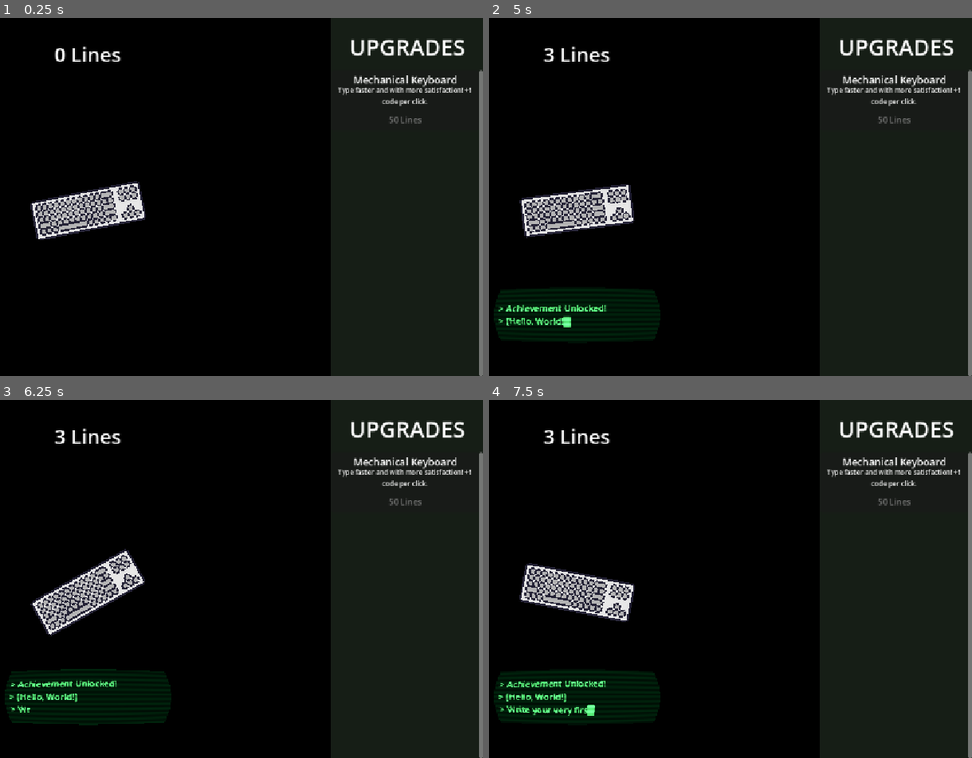
Above: before the commit, frames 1-4 (two rows, left to right).
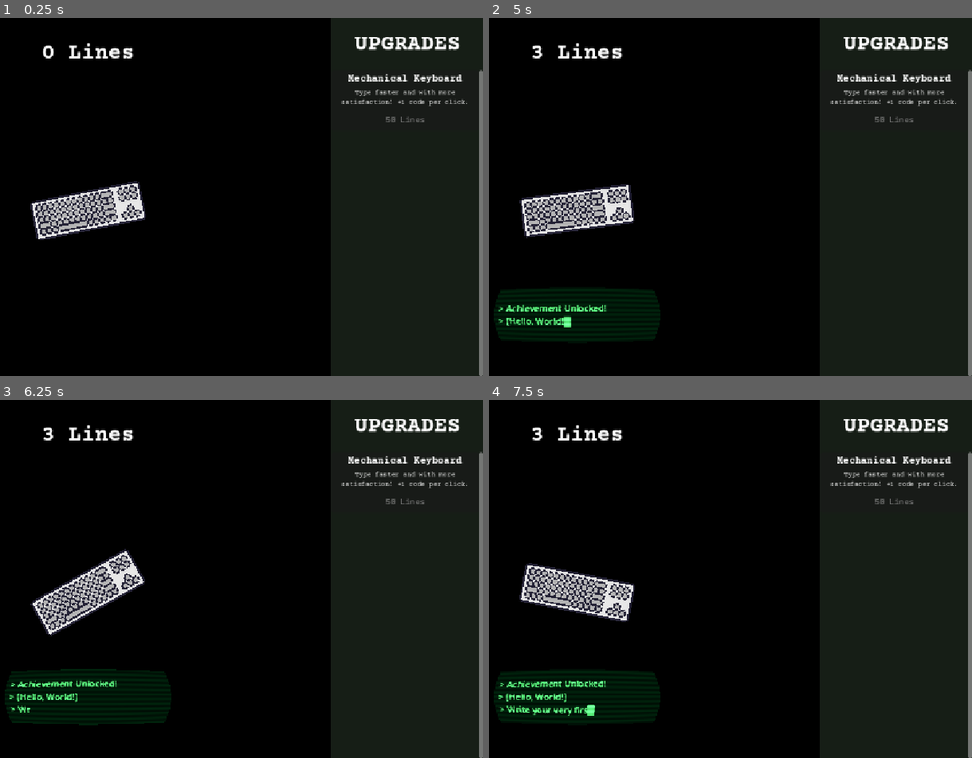
Above: after the commit, the same moments.

Repository: MadAvidCoder/CodeClicker
Game: Godot game, scene res://main.tscn
The game is run twice, just before and just after one commit, with the same random seed, the same clock (stepped at 60 frames per second) and the same inputs.
Inputs (mouse positions are in pixels of both pictures, inside the frame that each line leads up to):
- Up to frame 1 (0.25 s): no input
- Up to frame 2 (5 s): click (575, 211) at 0.5 s; click (575, 211) at 1.25 s; click (575, 211) at 2 s
- Up to frame 3 (6.25 s): no input
- Up to frame 4 (7.5 s): no input

The runs differ from the first frame. In frame 1, 2.4% of the frame differs, in the area x 8-98%, y 5-30%; in frame 2, 2.4%; in frame 3, 2.5%; in frame 4, 2.5%, in the area x 4-98%, y 5-88%.

Commit message:
Embed fonts
Switched from system to embedded fonts to promote cross-platform compatibility

Diff:
--- a/font.tres
+++ /dev/null
@@ -1,9 +0,0 @@
-[gd_resource type="SystemFont" load_steps=2 format=3 uid="uid://c5dx2v4ftd7qg"]
-
-[sub_resource type="SystemFont" id="SystemFont_1bvp3"]
-font_names = PackedStringArray("Monospace")
-
-[resource]
-fallbacks = Array[Font]([SubResource("SystemFont_1bvp3")])
-font_names = PackedStringArray("Courier New")
-font_weight = 800
--- a/item.tscn
+++ b/item.tscn
@@ -1,11 +1,9 @@
-[gd_scene load_steps=4 format=3 uid="uid://b4xp2b13gbg4j"]
+[gd_scene load_steps=5 format=3 uid="uid://b4xp2b13gbg4j"]
 
-[ext_resource type="SystemFont" uid="uid://c5dx2v4ftd7qg" path="res://font.tres" id="1_tnite"]
 [ext_resource type="Script" uid="uid://bi4aambjmawmd" path="res://item.gd" id="1_ttk8k"]
-
-[sub_resource type="SystemFont" id="SystemFont_272bh"]
-font_names = PackedStringArray("Cascadia Code")
-subpixel_positioning = 0
+[ext_resource type="FontFile" uid="uid://d1o7fr6w7chnu" path="res://CourierPrime-Bold.ttf" id="2_ys7tt"]
+[ext_resource type="FontFile" uid="uid://bnls3d2ut4gkj" path="res://CourierPrime-Regular.ttf" id="3_unjj8"]
+[ext_resource type="FontFile" uid="uid://d8ekjaepea6w" path="res://CascadiaCode-VariableFont_wght.ttf" id="4_7u88n"]
 
 [node name="Item" type="Panel"]
 custom_minimum_size = Vector2(0, 110)
@@ -19,7 +17,7 @@
 offset_bottom = 26.0
 grow_horizontal = 2
 pivot_offset = Vector2(99, 16)
-theme_override_fonts/font = ExtResource("1_tnite")
+theme_override_fonts/font = ExtResource("2_ys7tt")
 theme_override_font_sizes/font_size = 18
 text = "Rubber Duck Debugging"
 horizontal_alignment = 1
@@ -35,7 +33,7 @@
 grow_horizontal = 2
 grow_vertical = 0
 pivot_offset = Vector2(99, 16)
-theme_override_fonts/font = ExtResource("1_tnite")
+theme_override_fonts/font = ExtResource("3_unjj8")
 theme_override_font_sizes/font_size = 12
 text = "Twice the code windows, twice the productivity. +100% auto-code speed."
 horizontal_alignment = 1
@@ -54,7 +52,7 @@
 offset_bottom = -5.0
 grow_horizontal = 2
 grow_vertical = 0
-theme_override_fonts/font = SubResource("SystemFont_272bh")
+theme_override_fonts/font = ExtResource("4_7u88n")
 theme_override_font_sizes/font_size = 15
 text = "8000 Lines"
 
--- a/main.tscn
+++ b/main.tscn
@@ -1,12 +1,13 @@
-[gd_scene load_steps=10 format=3 uid="uid://cptlju1gnm5mp"]
+[gd_scene load_steps=11 format=3 uid="uid://cptlju1gnm5mp"]
 
 [ext_resource type="Texture2D" uid="uid://diopqt72p3ruh" path="res://keyboard.png" id="1_0xm2m"]
 [ext_resource type="Script" uid="uid://dwi0lut8phaek" path="res://main.gd" id="1_h2yge"]
 [ext_resource type="BitMap" uid="uid://bxin2asb7nbj0" path="res://keyboard_map.png" id="2_h2yge"]
 [ext_resource type="Script" uid="uid://b3f21sr2ldxmy" path="res://texture_button.gd" id="4_1bvp3"]
-[ext_resource type="SystemFont" uid="uid://c5dx2v4ftd7qg" path="res://font.tres" id="5_lquwl"]
+[ext_resource type="FontFile" uid="uid://d1o7fr6w7chnu" path="res://CourierPrime-Bold.ttf" id="5_272bh"]
 [ext_resource type="Script" uid="uid://d31pji8vuw1f6" path="res://achievement_display.gd" id="6_5vw27"]
 [ext_resource type="Shader" uid="uid://bsto2oua251w6" path="res://scanlines.gdshader" id="6_7mycd"]
+[ext_resource type="FontFile" uid="uid://dhywo2ihbh4n1" path="res://OpenSans-SemiBold.ttf" id="7_5vw27"]
 
 [sub_resource type="ShaderMaterial" id="ShaderMaterial_7mycd"]
 shader = ExtResource("6_7mycd")
@@ -77,8 +78,8 @@
 offset_bottom = 81.0
 grow_horizontal = 2
 pivot_offset = Vector2(99, 16)
-theme_override_fonts/font = ExtResource("5_lquwl")
-theme_override_font_sizes/font_size = 36
+theme_override_fonts/font = ExtResource("5_272bh")
+theme_override_font_sizes/font_size = 40
 text = "0 Lines"
 horizontal_alignment = 1
 
@@ -114,6 +115,11 @@
 offset_left = 6.5
 offset_right = 306.5
 offset_bottom = 100.0
+theme_override_fonts/normal_font = ExtResource("7_5vw27")
+theme_override_fonts/mono_font = ExtResource("7_5vw27")
+theme_override_fonts/italics_font = ExtResource("7_5vw27")
+theme_override_fonts/bold_italics_font = ExtResource("7_5vw27")
+theme_override_fonts/bold_font = ExtResource("7_5vw27")
 fit_content = true
 vertical_alignment = 1
 
@@ -153,7 +159,7 @@
 offset_bottom = 71.0
 grow_horizontal = 2
 pivot_offset = Vector2(99, 16)
-theme_override_fonts/font = ExtResource("5_lquwl")
+theme_override_fonts/font = ExtResource("5_272bh")
 theme_override_font_sizes/font_size = 40
 text = "UPGRADES"
 horizontal_alignment = 1
Binary file added: CascadiaCode-VariableFont_wght.ttf
Not shown, added: CascadiaCode-VariableFont_wght.ttf.import
Binary file added: CourierPrime-Bold.ttf
Not shown, changed: CourierPrime-Bold.ttf.import
Binary file added: CourierPrime-Regular.ttf
Not shown, added: CourierPrime-Regular.ttf.import
Binary file added: OpenSans-SemiBold.ttf
Not shown, added: OpenSans-SemiBold.ttf.import
Binary file removed: VT323-Regular.ttf
